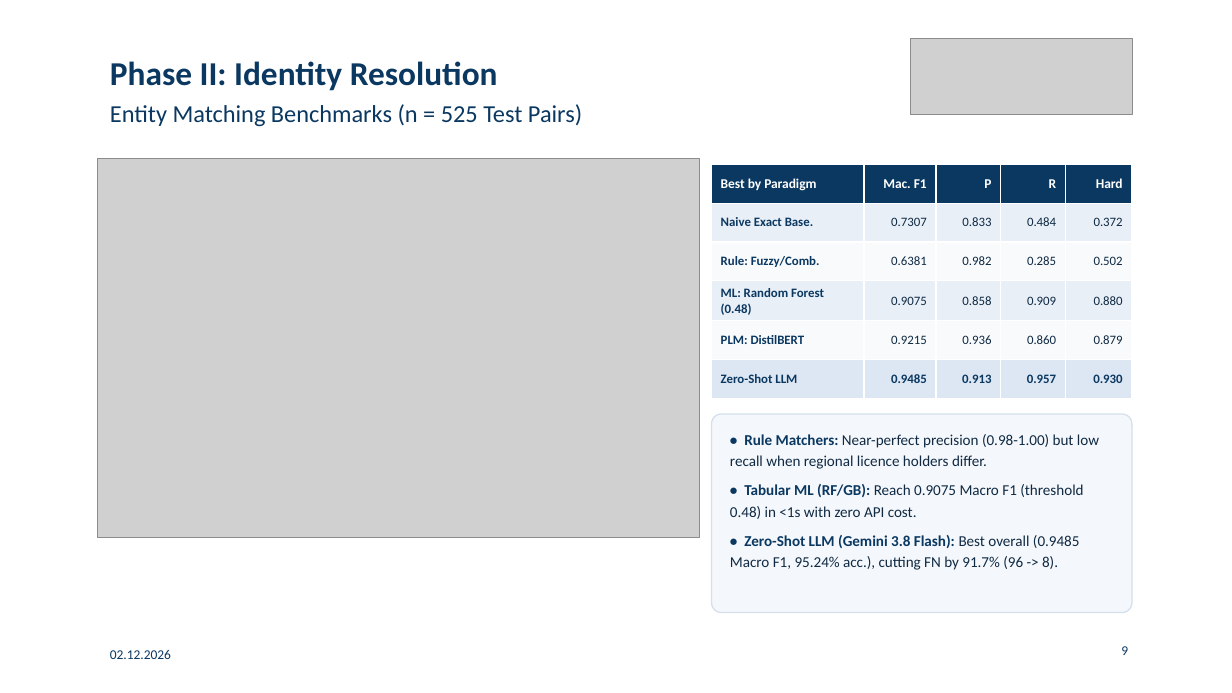
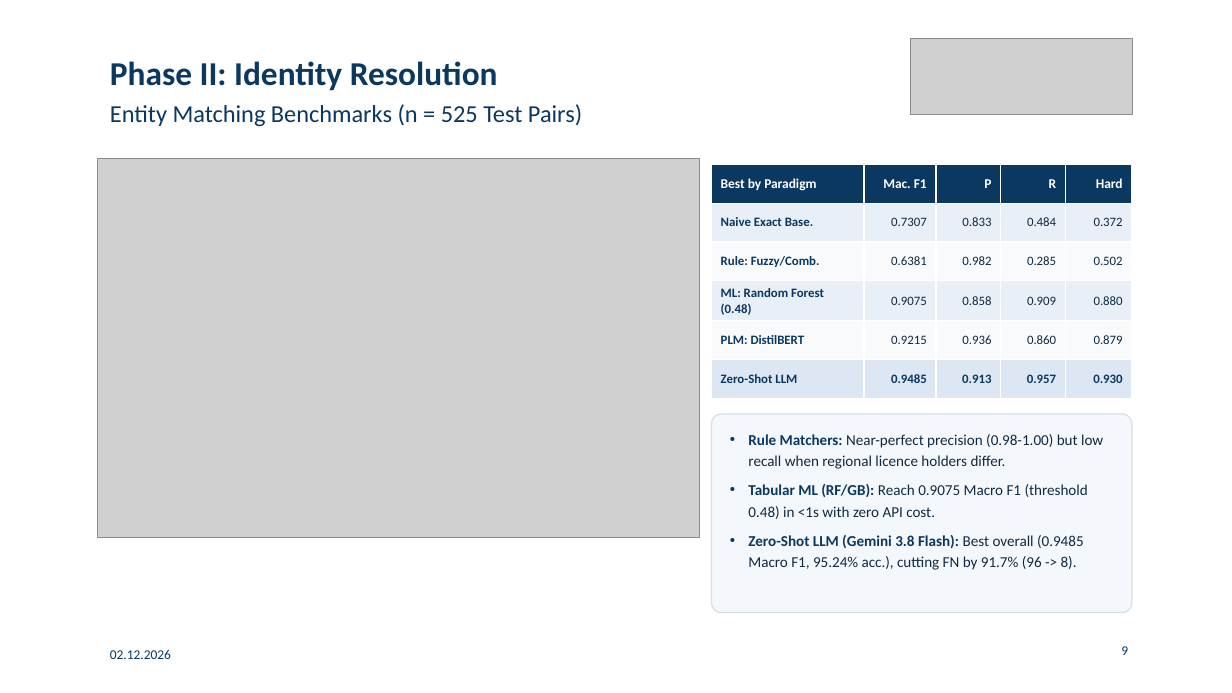
Before and after one commit to gabegagster/wdi-drug-integration, a slide deck: slide 9 of docs/presentation/wdi_drug_integration_presentation.pptx. Drawn at 1232x693 pixels with LibreOffice and Linux fonts; fonts in the diff are those of the drawing; grey boxes stand for pictures. Boxes give left, top, right and bottom in pixels: in the first picture for what was removed or moved away, otherwise in the second. Text is boxed around its words. In the diff, an @@ line names an element or a change of style, - is before the commit and + after.

```diff
--- a/docs/presentation/wdi_drug_integration_presentation.pptx
+++ b/docs/presentation/wdi_drug_integration_presentation.pptx
@@ text at (x1=748, y1=434, x2=1103, y2=570): text changed @@
-• Rule Matchers: Near-perfect precision (0.98-1.00) but low recall when regional licence holders differ.
-• Tabular ML (RF/GB): Reach 0.9075 Macro F1 (threshold 0.48) in <1s with zero API cost.
-• Zero-Shot LLM (Gemini 3.8 Flash): Best overall (0.9485 Macro F1, 95.24% acc.), cutting FN by 91.7% (96 -> 8).
+• Rule Matchers: Near-perfect precision (0.98-1.00) but low recall when regional licence holders differ.
+• Tabular ML (RF/GB): Reach 0.9075 Macro F1 (threshold 0.48) in <1s with zero API cost.
+• Zero-Shot LLM (Gemini 3.8 Flash): Best overall (0.9485 Macro F1, 95.24% acc.), cutting FN by 91.7% (96 -> 8).
```
Also in this commit, not shown: 11 other slides changed, 1 other file.
